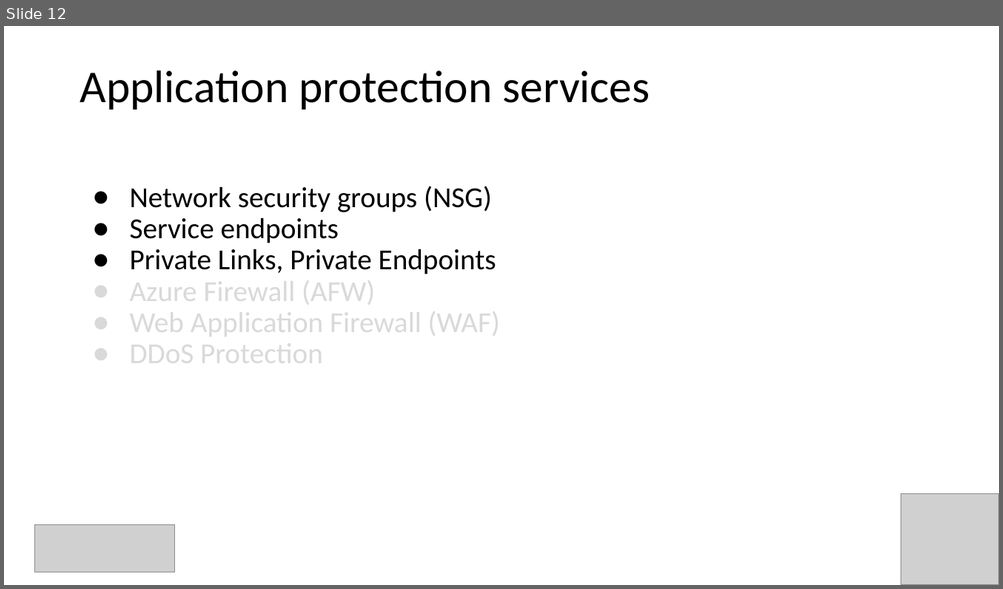
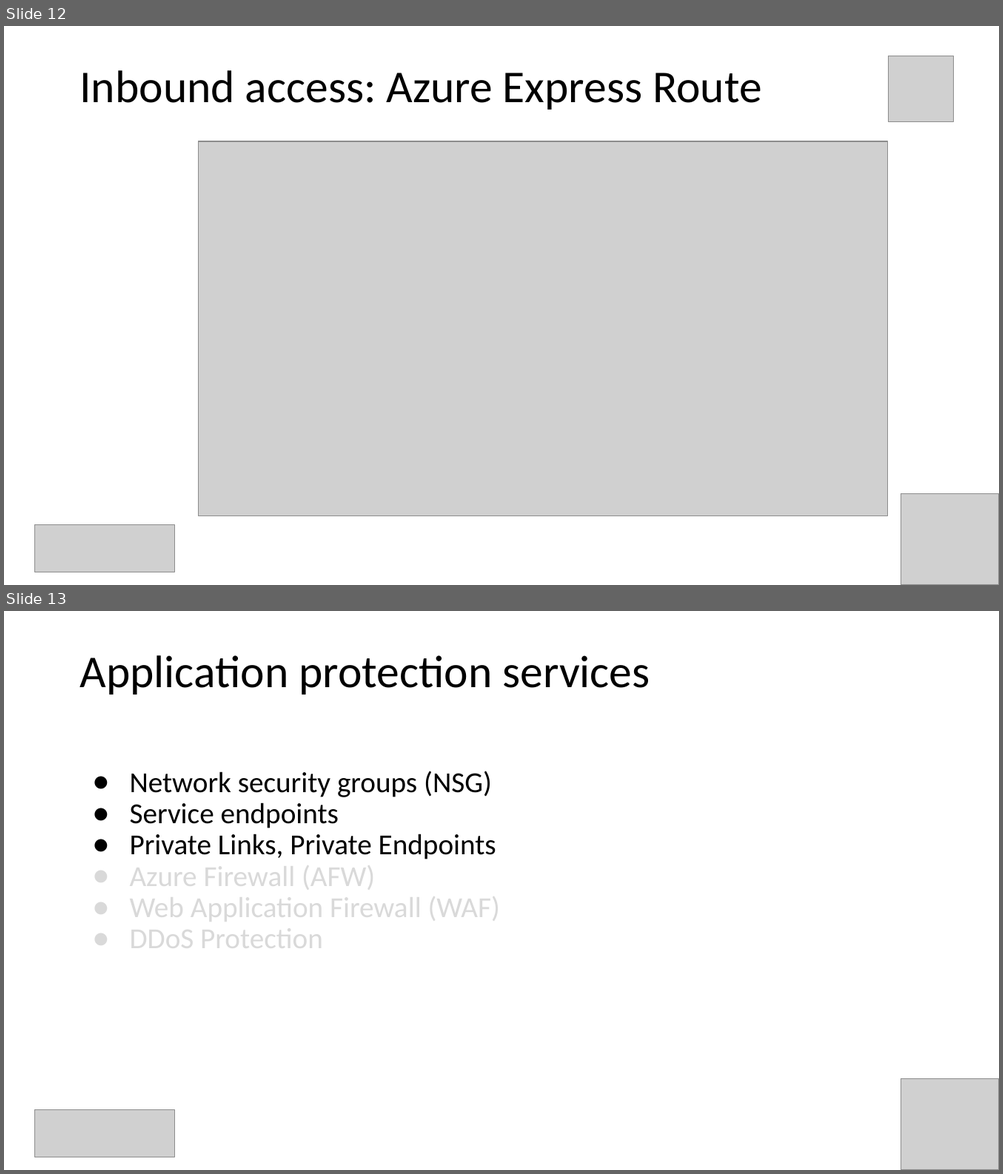
Before and after one commit to Infrastructure-AsCode/azure-private-links-labs, a slide deck: slides/private-links.pptx. Shown one above the other, each under a label of ours: slide 12 before the commit, slides 12 and 13 after it. The pictures are 1003x589 and 1003x1174 pixels, drawn with LibreOffice and Linux fonts; fonts in the diff are those of the drawing; grey boxes stand for pictures. Boxes give left, top, right and bottom in pixels: in the first picture for what was removed or moved away, otherwise in the second. Text is boxed around its words. In the diff, an @@ line names an element or a change of style, - is before the commit and + after.

```diff
--- a/slides/private-links.pptx
+++ b/slides/private-links.pptx
@@ slide 12 added at box(4, 26, 999, 585), background #FFFFFF @@
@@ picture added at box(888, 56, 954, 121) @@
@@ title added at box(79, 70, 762, 110), 44 pt, text #000000 @@
+Inbound access: Azure Express Route
@@ picture added at box(199, 141, 888, 517) @@
@@ picture added at box(901, 494, 999, 585) @@
@@ picture added at box(34, 526, 175, 572) @@
@@ what was slide 12 is now slide 13 @@
```
Also in this commit, not shown: 1 slide changed, 1 other file.
